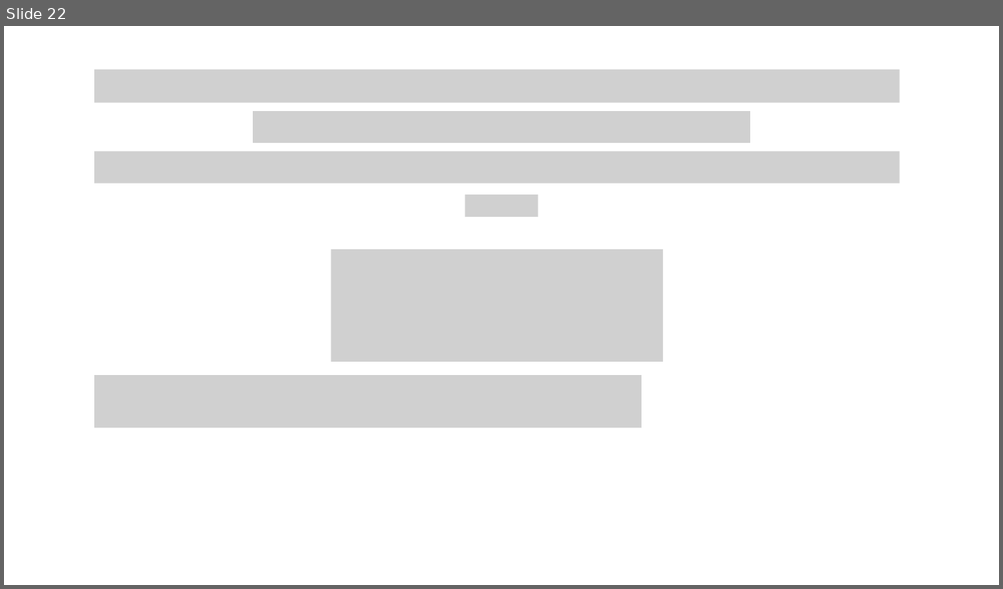
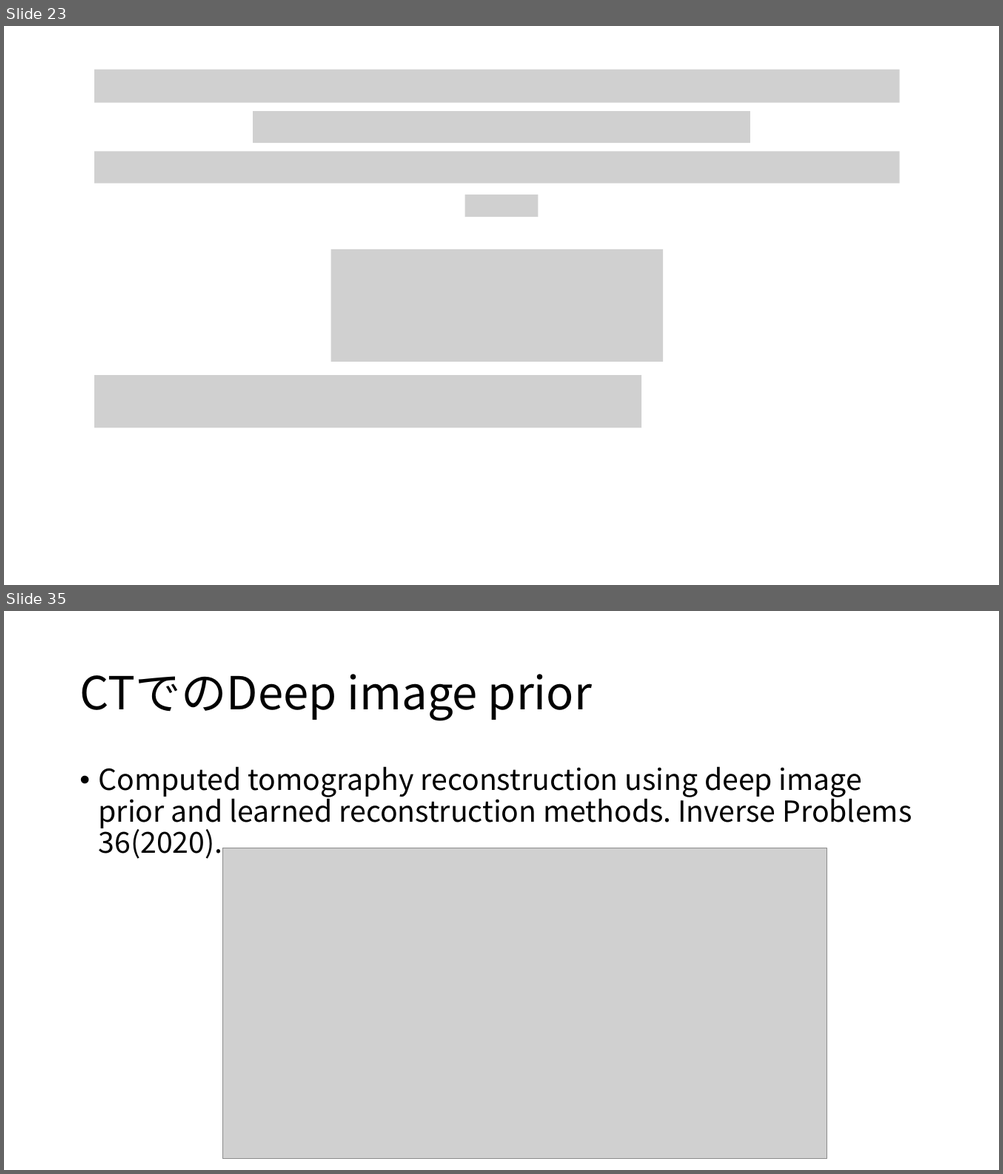
Before and after one commit to atuyoti/dot, a slide deck: slide/0519.pptx. Shown one above the other, each under a label of ours: slide 22 before the commit, slides 23 and 35 after it; the slides between them are not shown. The pictures are 1003x589 and 1003x1174 pixels, drawn with LibreOffice and Linux fonts; fonts in the diff are those of the drawing; grey boxes stand for pictures. Boxes give left, top, right and bottom in pixels: in the first picture for what was removed or moved away, otherwise in the second. Text is boxed around its words. In the diff, an @@ line names an element or a change of style, - is before the commit and + after.

```diff
--- a/slide/0519.pptx
+++ b/slide/0519.pptx
@@ slide 35 added at <box>4,611,999,1170</box>, background #FFFFFF @@
@@ title added at <box>79,674,592,721</box>, 44 pt, text #000000 @@
+CTでのDeep image prior
@@ text added at <box>99,766,911,861</box>, 28 pt, text #000000 @@
+• Computed tomography reconstruction using deep image prior and learned reconstruction methods. Inverse Problems 36(2020).
@@ picture added at <box>223,849,827,1159</box> @@
@@ what was slide 22 is now slide 23 @@
```
Also in this commit, not shown: 3 slides changed, 20 other slides added.
